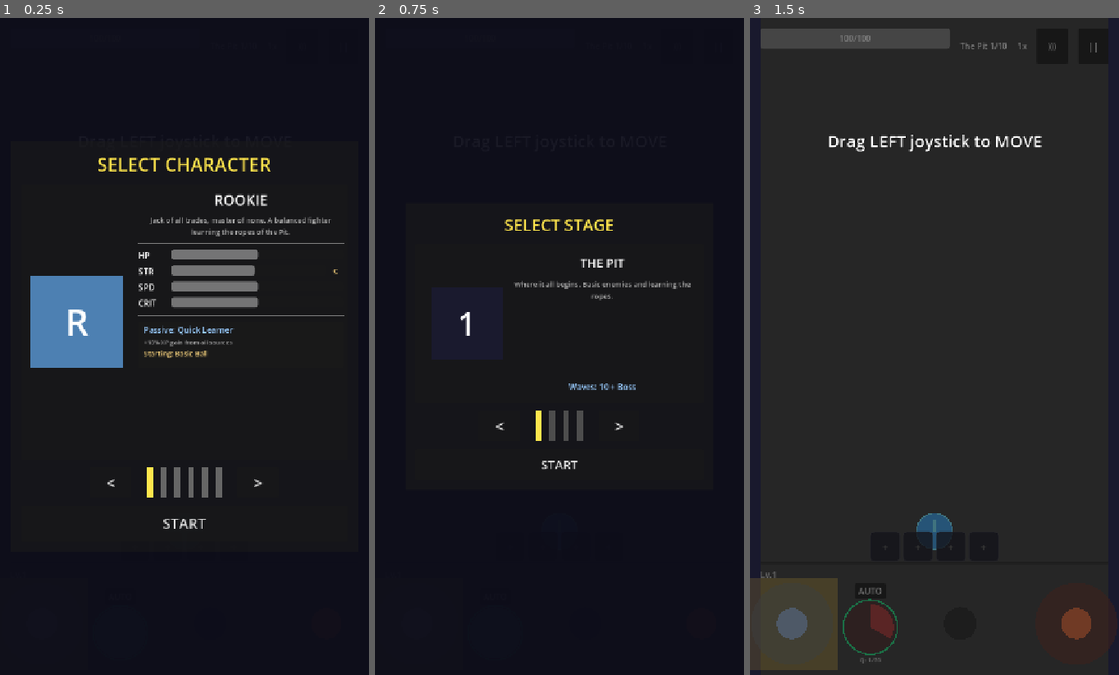
Above: before the commit, frames 1-3 (left to right).
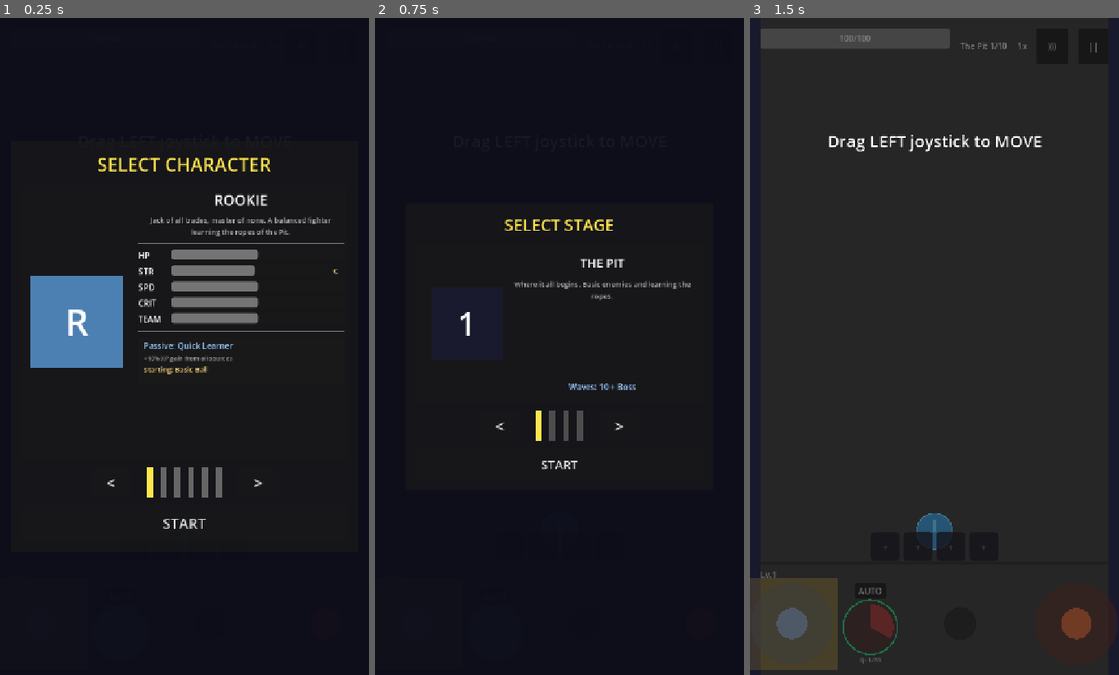
Above: after the commit, the same moments.

Repository: Randroids-Dojo/GoPit
Game: Godot game, scene res://scenes/game.tscn
The game is run twice, just before and just after one commit, with the same random seed, the same clock (stepped at 60 frames per second) and the same inputs.
Inputs:
- Up to frame 1 (0.25 s): no input
- Up to frame 2 (0.75 s): click "START" at 0.5 s
- Up to frame 3 (1.5 s): click "START" at 1.25 s

The runs differ from the first frame. In frame 1, 1.2% of the frame differs, in the area x 37-94%, y 44-55%; in frame 2, nothing differs; in frame 3, nothing differs.

Commit message:
Add Leadership (TEAM) stat display to character select UI
Completes GoPit-bg64 final requirement by displaying Leadership stat in character select screen.

Changes:
- Added TEAMStat progress bar to character select UI (scenes/ui/character_select.tscn)
- Added team_bar reference and population logic (scripts/ui/character_select.gd)
- Leadership now visible as "TEAM" stat alongside HP, STR, SPD, CRIT

The Leadership stat system was previously implemented in:
- #64: Baby ball count limit based on Leadership
- #67: Leadership damage scaling for baby balls

All character select and baby ball limit tests pass.

Diff:
--- a/scenes/ui/character_select.tscn
+++ b/scenes/ui/character_select.tscn
@@ -187,6 +187,22 @@
 value = 1.0
 show_percentage = false
 
+[node name="TEAMStat" type="HBoxContainer" parent="DimBackground/Panel/VBoxContainer/CharacterPanel/HBoxContainer/InfoContainer/StatsContainer"]
+layout_mode = 2
+
+[node name="Label" type="Label" parent="DimBackground/Panel/VBoxContainer/CharacterPanel/HBoxContainer/InfoContainer/StatsContainer/TEAMStat"]
+custom_minimum_size = Vector2(60, 0)
+layout_mode = 2
+text = "TEAM"
+
+[node name="Bar" type="ProgressBar" parent="DimBackground/Panel/VBoxContainer/CharacterPanel/HBoxContainer/InfoContainer/StatsContainer/TEAMStat"]
+custom_minimum_size = Vector2(0, 20)
+layout_mode = 2
+size_flags_horizontal = 3
+max_value = 2.0
+value = 1.0
+show_percentage = false
+
 [node name="Separator2" type="HSeparator" parent="DimBackground/Panel/VBoxContainer/CharacterPanel/HBoxContainer/InfoContainer"]
 layout_mode = 2
 
--- a/scripts/ui/character_select.gd
+++ b/scripts/ui/character_select.gd
@@ -36,6 +36,7 @@
 @onready var str_grade_label: Label = $DimBackground/Panel/VBoxContainer/CharacterPanel/HBoxContainer/InfoContainer/StatsContainer/DMGStat/GradeLabel
 @onready var spd_bar: ProgressBar = $DimBackground/Panel/VBoxContainer/CharacterPanel/HBoxContainer/InfoContainer/StatsContainer/SPDStat/Bar
 @onready var crit_bar: ProgressBar = $DimBackground/Panel/VBoxContainer/CharacterPanel/HBoxContainer/InfoContainer/StatsContainer/CRITStat/Bar
+@onready var team_bar: ProgressBar = $DimBackground/Panel/VBoxContainer/CharacterPanel/HBoxContainer/InfoContainer/StatsContainer/TEAMStat/Bar
 @onready var passive_name_label: Label = $DimBackground/Panel/VBoxContainer/CharacterPanel/HBoxContainer/InfoContainer/AbilityPanel/VBoxContainer/PassiveName
 @onready var passive_desc_label: Label = $DimBackground/Panel/VBoxContainer/CharacterPanel/HBoxContainer/InfoContainer/AbilityPanel/VBoxContainer/PassiveDesc
 @onready var ball_label: Label = $DimBackground/Panel/VBoxContainer/CharacterPanel/HBoxContainer/InfoContainer/AbilityPanel/VBoxContainer/BallLabel
@@ -132,6 +133,7 @@
 	str_grade_label.text = character.get_strength_scaling_grade()  # Show scaling grade (S/A/B/C/D/E)
 	spd_bar.value = character.speed
 	crit_bar.value = character.dexterity
+	team_bar.value = character.leadership
 
 	# Update ability info
 	passive_name_label.text = "Passive: " + character.passive_name
